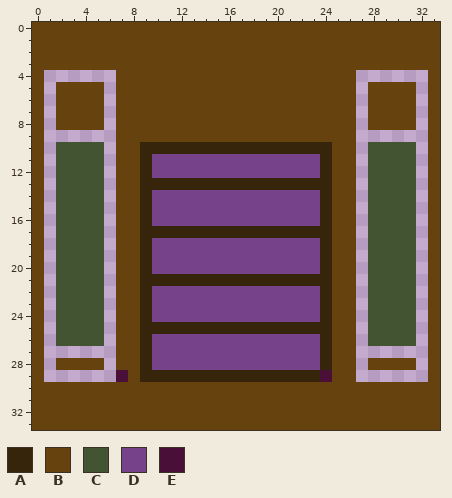
File history of a pixel-art file, Assets/Maps/GrandArchives/BookshelfCell.aseprite. The picture above was drawn from the file before the commit.
34x34 pixels, 1 frame.
Palette (. is transparent): A #36240b  B #65420e  C #435432  D #76428a  E #4a0f38
New version:
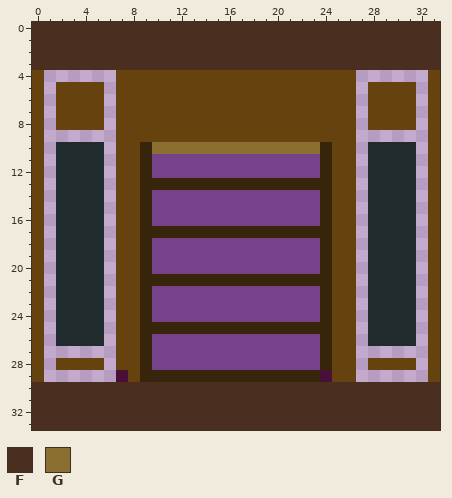
Colours new in this view: F #4a2f21  G #8a6f30
Author's note on the commit: add new ShaftCell mapping
Difference:
layer "Tiles" now shown
@@ palette @@
-C #435432
+C #202b2e
--- layer "Tiles"
@@ x 0..33 @@
- 0 BBBBBBBBBBBBBBBBBBBBBBBBBBBBBBBBBB
- 1 BBBBBBBBBBBBBBBBBBBBBBBBBBBBBBBBBB
- 2 BBBBBBBBBBBBBBBBBBBBBBBBBBBBBBBBBB
- 3 BBBBBBBBBBBBBBBBBBBBBBBBBBBBBBBBBB
+ 0 FFFFFFFFFFFFFFFFFFFFFFFFFFFFFFFFFF
+ 1 FFFFFFFFFFFFFFFFFFFFFFFFFFFFFFFFFF
+ 2 FFFFFFFFFFFFFFFFFFFFFFFFFFFFFFFFFF
+ 3 FFFFFFFFFFFFFFFFFFFFFFFFFFFFFFFFFF
  4 B......BBBBBBBBBBBBBBBBBBBB......B
@@ x 8..25 @@
  9 BBBBBBBBBBBBBBBBBB
-10 BAAAAAAAAAAAAAAAAB
+10 BAGGGGGGGGGGGGGGAB
 11 BADDDDDDDDDDDDDDAB
@@ x 0..33 @@
 29 B......EBAAAAAAAAAAAAAAAEBB......B
-30 BBBBBBBBBBBBBBBBBBBBBBBBBBBBBBBBBB
-31 BBBBBBBBBBBBBBBBBBBBBBBBBBBBBBBBBB
-32 BBBBBBBBBBBBBBBBBBBBBBBBBBBBBBBBBB
-33 BBBBBBBBBBBBBBBBBBBBBBBBBBBBBBBBBB
+30 FFFFFFFFFFFFFFFFFFFFFFFFFFFFFFFFFF
+31 FFFFFFFFFFFFFFFFFFFFFFFFFFFFFFFFFF
+32 FFFFFFFFFFFFFFFFFFFFFFFFFFFFFFFFFF
+33 FFFFFFFFFFFFFFFFFFFFFFFFFFFFFFFFFF
Changed places in both pictures, as pixel boxes (x1, y1, x2, y2):
changed: (32, 22, 440, 70)
changed: (56, 142, 104, 346)
changed: (152, 142, 320, 154)
changed: (368, 142, 416, 346)
changed: (32, 382, 440, 430)
